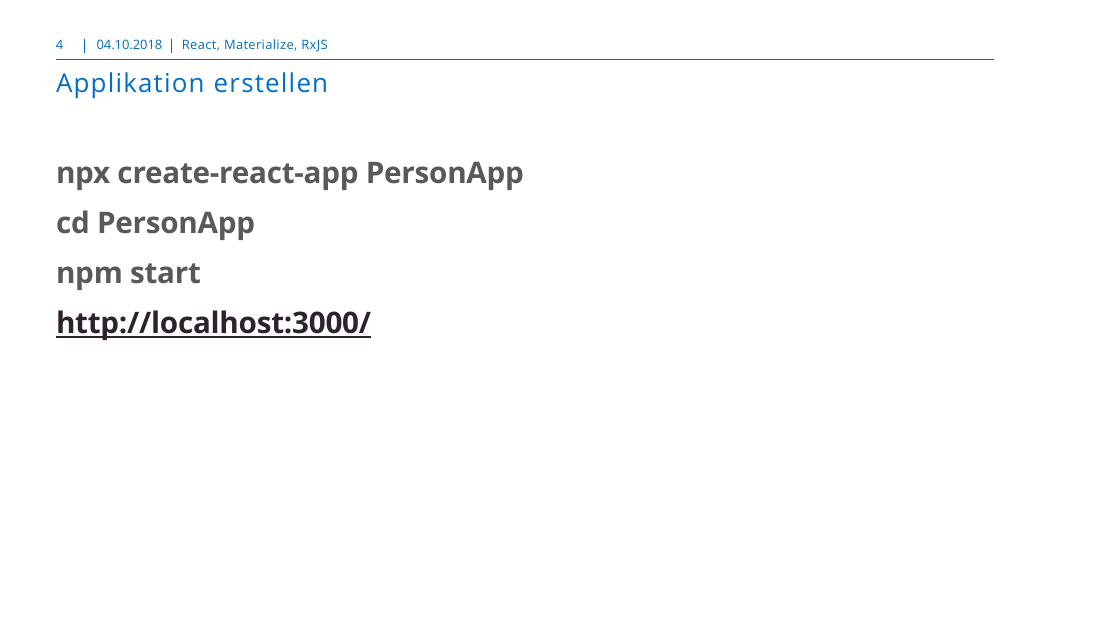
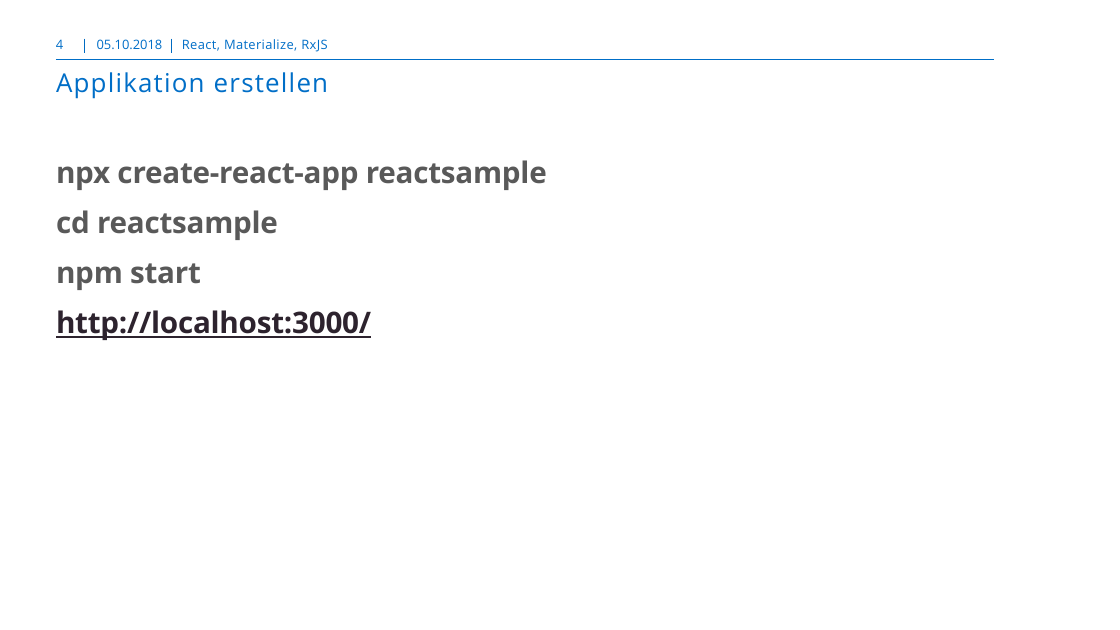
Before and after one commit to markusborer/ReactSample, a slide deck: slide 4 of React.pptx. Drawn at 1120x630 pixels with LibreOffice and Linux fonts; fonts in the diff are those of the drawing; background and template pictures are left out. Boxes give left, top, right and bottom in pixels: in the first picture for what was removed or moved away, otherwise in the second. Text is boxed around its words. In the diff, an @@ line names an element or a change of style, - is before the commit and + after.

```diff
--- a/React.pptx
+++ b/React.pptx
@@ text at (x1=97, y1=39, x2=163, y2=49): text changed @@
-04.10.2018
+05.10.2018
@@ text at (x1=56, y1=160, x2=547, y2=240): text changed @@
-npx create-react-app PersonApp
-cd PersonApp
+npx create-react-app reactsample
+cd reactsample
```
Also in this commit, not shown: 14 other slides changed, 1 other file.
